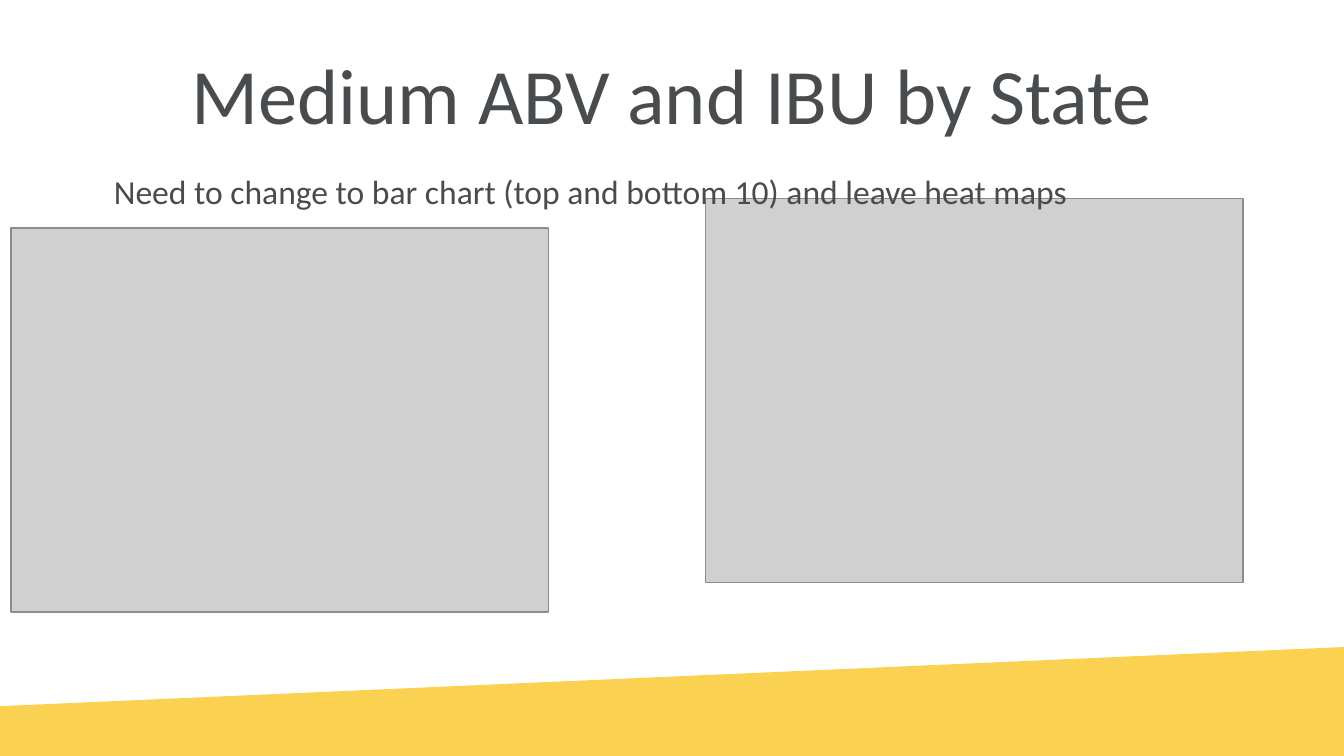
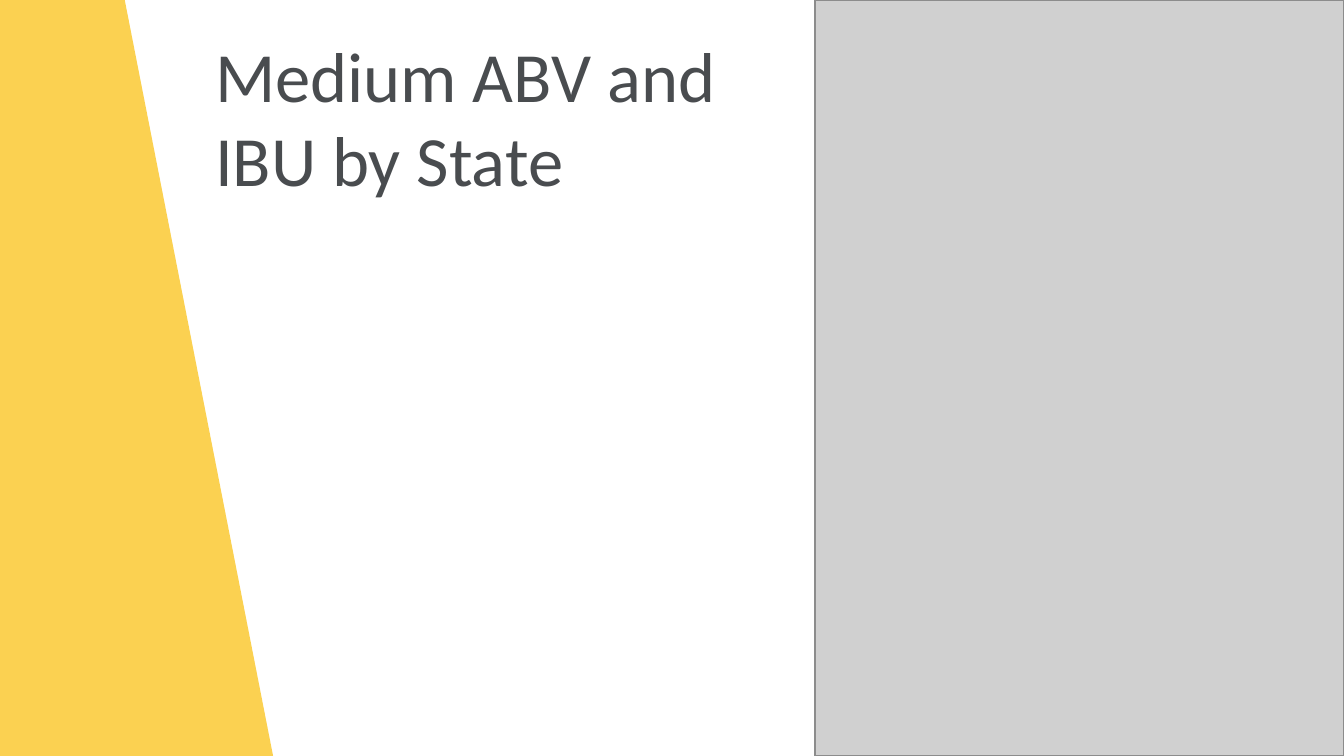
Before and after one commit to tschwebke/DDS6306-Group-Project-1, a slide deck: slide 7 of DS6306 Group Project 1.pptx (slide 9 before the commit). Drawn at 1344x756 pixels with LibreOffice and Linux fonts; fonts in the diff are those of the drawing; grey boxes stand for pictures; background and template pictures are left out. Boxes give left, top, right and bottom in pixels: in the first picture for what was removed or moved away, otherwise in the second. Text is boxed around its words. In the diff, an @@ line names an element or a change of style, - is before the commit and + after.

Commit message:
PPT v3

```diff
--- a/DS6306 Group Project 1.pptx
+++ b/DS6306 Group Project 1.pptx
@@ freeform shape added at (x1=0, y1=1, x2=272, y2=756), fill #FBD151 @@
@@ picture added at (x1=814, y1=0, x2=1344, y2=755) @@
@@ title "Medium ABV and IBU by ..." moved from (x1=192, y1=69, x2=1152, y2=137) to (x1=215, y1=53, x2=715, y2=198) @@
@@ title "Medium ABV and IBU by ..." at (x1=215, y1=53, x2=715, y2=198): size 42 to 37.8 pt; alignment centre to left @@
@@ text removed at (x1=114, y1=177, x2=1067, y2=213) @@
-Need to change to bar chart (top and bottom 10) and leave heat maps
@@ picture removed at (x1=706, y1=199, x2=1243, y2=583) @@
@@ picture removed at (x1=11, y1=228, x2=548, y2=613) @@
@@ freeform shape removed at (x1=0, y1=646, x2=1344, y2=755) @@
```
Also in this commit, not shown: 9 other slides changed, 1 slide added, 3 slides removed, 2 other files.
